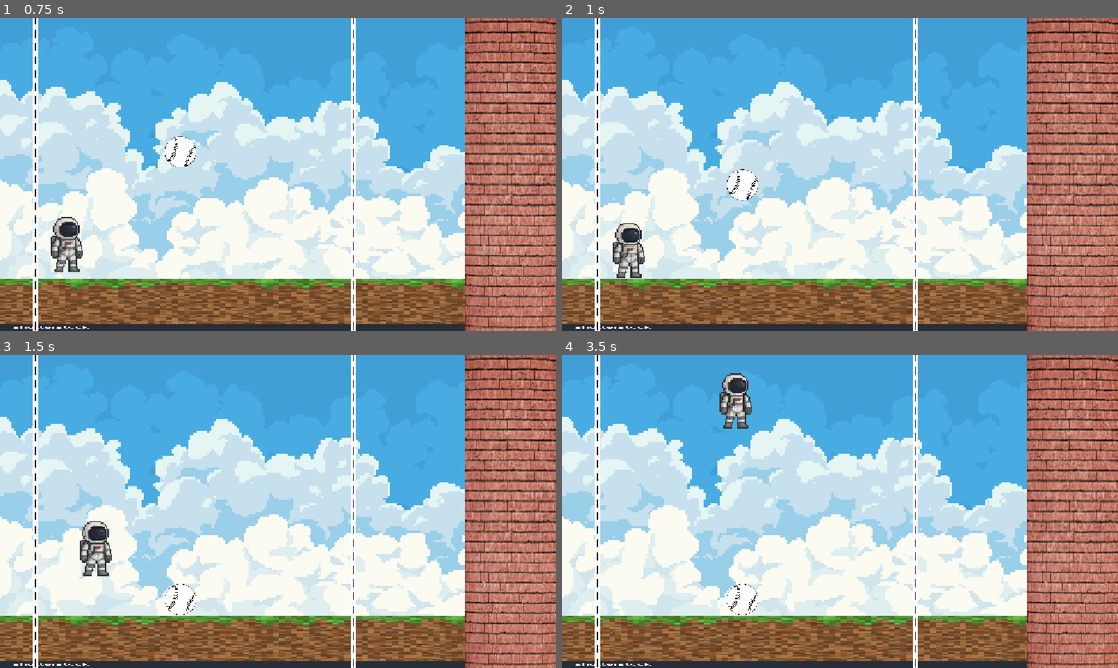
Above: before the commit, frames 1-4 (two rows, left to right).
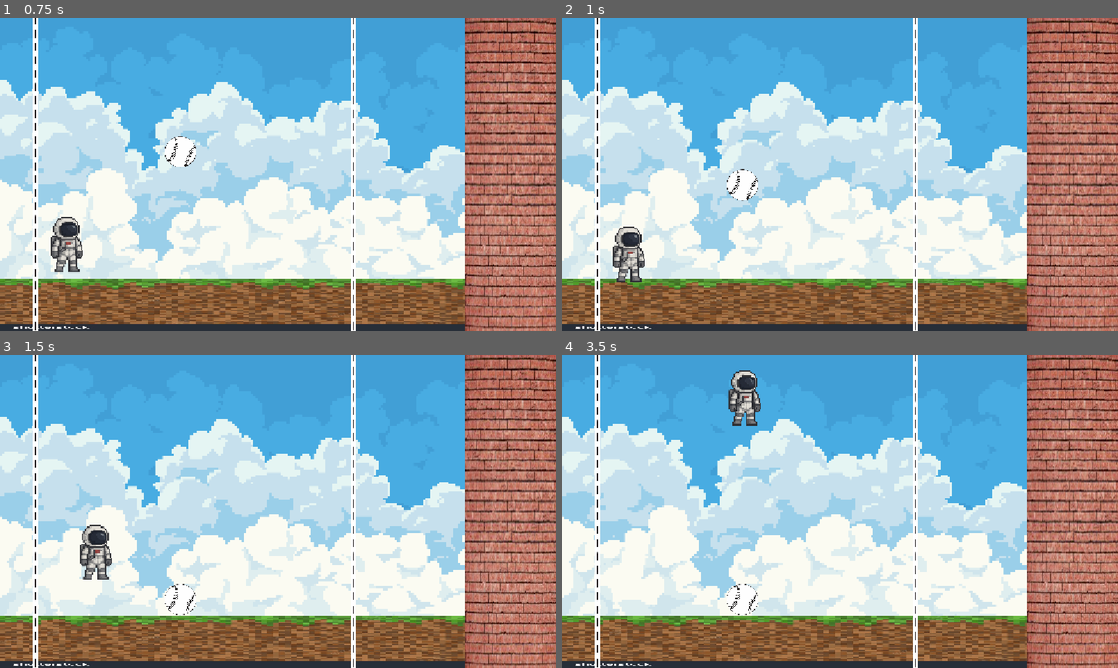
Above: after the commit, the same moments.

Repository: MultiplayerJake/GameJam-Crow-Smash
Game: Godot game, scene res://Scenes/MainScenes/menu.tscn
The game is run twice, just before and just after one commit, with the same random seed, the same clock (stepped at 60 frames per second) and the same inputs.
Inputs:
- Up to frame 1 (0.75 s): click "PLAY" at 0.5 s
- Up to frame 2 (1 s): no input
- Up to frame 3 (1.5 s): hold D (right) from 1.28 s (still down); hold W (jatpack) from 1.28 s (still down)
- Up to frame 4 (3.5 s): release W (jatpack) at 2.03 s; tap W (jatpack) at 2.1 s; release D (right) at 2.78 s; hold A (left) from 2.78 s (still down); hold W (jatpack) from 2.78 s (still down)

Frame 1 is identical in both runs. In frame 2, 0.6% of the frame differs, in the area x 9-15%, y 65-85%; in frame 3, 0.6%; in frame 4, 1.0%, in the area x 28-36%, y 4-24%.

Commit message:
Fixed moving bug

Diff:
--- a/Scenes/MainScenes/character.tscn
+++ b/Scenes/MainScenes/character.tscn
@@ -4,11 +4,10 @@
 [ext_resource type="Script" uid="uid://4mfjt5cgb04n" path="res://Scripts/character.gd" id="1_yviun"]
 
 [sub_resource type="CapsuleShape2D" id="CapsuleShape2D_ddf6i"]
-radius = 9.440436
-height = 45.46975
+radius = 24.0
+height = 100.0
 
 [node name="character" type="CharacterBody2D" unique_id=710158590]
-motion_mode = 1
 script = ExtResource("1_yviun")
 
 [node name="Sprite2D" type="Sprite2D" parent="." unique_id=1310690841]
@@ -16,6 +15,4 @@
 texture = ExtResource("1_0xpt2")
 
 [node name="CollisionShape2D" type="CollisionShape2D" parent="." unique_id=1075351182]
-position = Vector2(-2.0000002, 1)
-scale = Vector2(2.7541103, 2.5071614)
 shape = SubResource("CapsuleShape2D_ddf6i")
--- a/Scenes/MainScenes/game.tscn
+++ b/Scenes/MainScenes/game.tscn
@@ -9,10 +9,10 @@
 [ext_resource type="PackedScene" uid="uid://dsjg0x61it0q0" path="res://Scenes/MainScenes/ball.tscn" id="6_d22wp"]
 
 [sub_resource type="RectangleShape2D" id="RectangleShape2D_ddf6i"]
-size = Vector2(18.69703, 15.109209)
+size = Vector2(1192, 108)
 
 [sub_resource type="RectangleShape2D" id="RectangleShape2D_wa0de"]
-size = Vector2(22.965103, 14.868258)
+size = Vector2(214.33, 647)
 
 [sub_resource type="RectangleShape2D" id="RectangleShape2D_f21wm"]
 
@@ -37,9 +37,7 @@
 texture = ExtResource("3_giieq")
 
 [node name="CollisionShape2D" type="CollisionShape2D" parent="StaticBody2D" unique_id=1162472197]
-position = Vector2(580.99994, 591.99994)
-rotation = -3.1415925
-scale = Vector2(63.753437, -7.147952)
+position = Vector2(581, 592)
 shape = SubResource("RectangleShape2D_ddf6i")
 
 [node name="StaticBody2D2" type="StaticBody2D" parent="." unique_id=908692387]
@@ -52,8 +50,6 @@
 
 [node name="CollisionShape2D" type="CollisionShape2D" parent="StaticBody2D2" unique_id=1377827064]
 position = Vector2(1069, 319)
-rotation = -3.1415925
-scale = Vector2(9.332742, 43.515522)
 shape = SubResource("RectangleShape2D_wa0de")
 
 [node name="CollisionShape2D2" type="CollisionShape2D" parent="StaticBody2D2" unique_id=1308833931]
--- a/project.godot
+++ b/project.godot
@@ -22,6 +22,11 @@
 
 [input]
 
+Esc={
+"deadzone": 0.2,
+"events": [Object(InputEventKey,"resource_local_to_scene":false,"resource_name":"","device":16,"window_id":0,"alt_pressed":false,"shift_pressed":false,"ctrl_pressed":false,"meta_pressed":false,"pressed":false,"keycode":0,"physical_keycode":4194305,"key_label":0,"unicode":0,"location":0,"echo":false,"script":null)
+]
+}
 left={
 "deadzone": 0.2,
 "events": [Object(InputEventKey,"resource_local_to_scene":false,"resource_name":"","device":-1,"window_id":0,"alt_press …(191 unchanged characters)…
@@ -36,8 +41,7 @@
 }
 jatpack={
 "deadzone": 0.2,
-"events": [Object(InputEventKey,"resource_local_to_scene":fa …(140 unchanged characters)… d":false,"keycode":0,"physical_keycode":32,"key_label":0,"unicode":32,"location":0,"echo":false,"script":null)
-, Object(InputEventKey,"resource_local_to_scene":false,"resource_name":"","device":-1,"window_id":0,"alt_pressed":false,"shift_pressed":false,"ctrl_pressed":false,"meta_pressed":false,"pressed":false,"keycode":0,"physical_keycode":87,"key_label":0,"unicode":119,"location":0,"echo":false,"script":null)
+"events": [Object(InputEventKey,"resource_local_to_scene":fa …(140 unchanged characters)… d":false,"keycode":0,"physical_keycode":87,"key_label":0,"unicode":119,"location":0,"echo":false,"script":null)
 , Object(InputEventKey,"resource_local_to_scene":false,"resource_name":"","device":-1,"window_id":0,"alt_pressed":false …(186 unchanged characters)…
 ]
 }
@@ -45,6 +49,11 @@
 "deadzone": 0.2,
 "events": [Object(InputEventKey,"resource_local_to_scene":false,"resource_name":"","device":-1,"window_id":0,"alt_press …(192 unchanged characters)…
 , Object(InputEventKey,"resource_local_to_scene":false,"resource_name":"","device":-1,"window_id":0,"alt_pressed":false …(186 unchanged characters)…
+]
+}
+swing={
+"deadzone": 0.2,
+"events": [Object(InputEventKey,"resource_local_to_scene":false,"resource_name":"","device":16,"window_id":0,"alt_pressed":false,"shift_pressed":false,"ctrl_pressed":false,"meta_pressed":false,"pressed":false,"keycode":0,"physical_keycode":32,"key_label":0,"unicode":0,"location":0,"echo":false,"script":null)
 ]
 }
 
Not shown: 1 places in Scenes/MainScenes/game.tscn that only renumber resources
